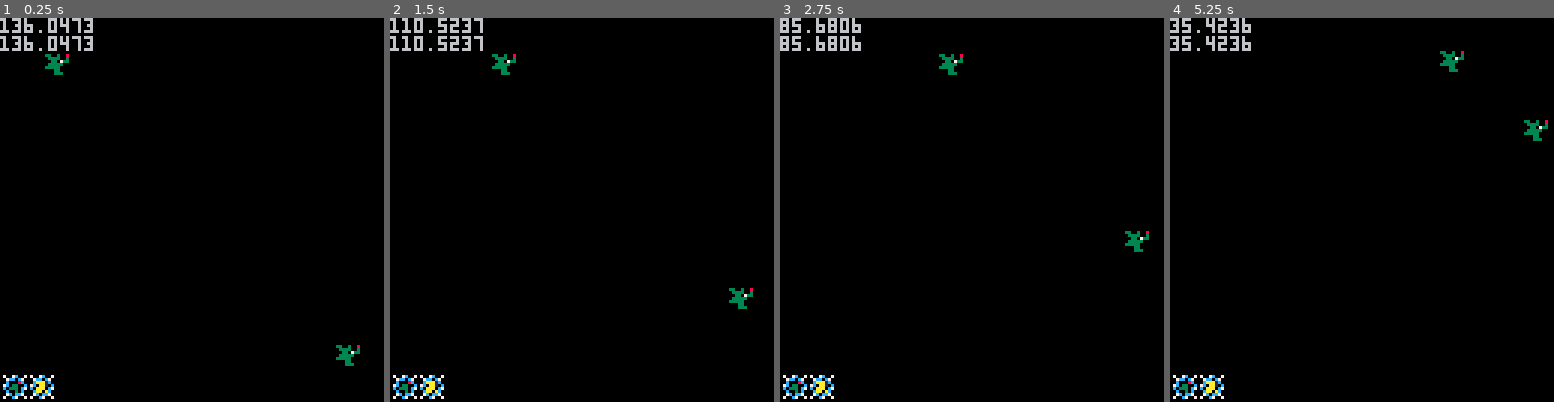
Above: before the commit, frames 1-4 (left to right).
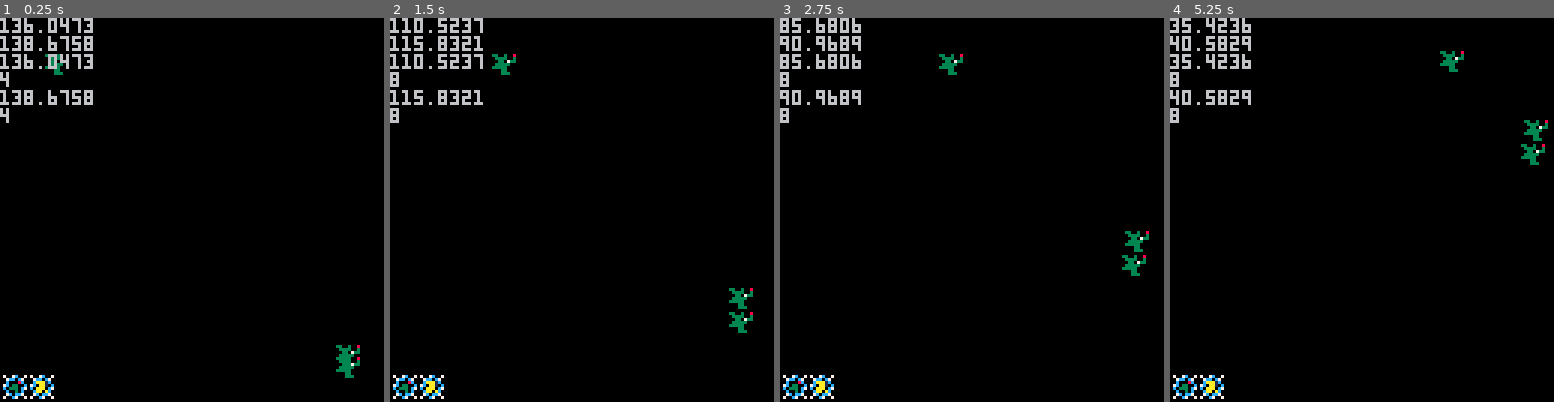
Above: after the commit, the same moments.

Repository: Miliox/ld55jam
Game: PICO-8 cartridge ld55jam.p8
Two runs of this game, one before a commit and one after it. Both use one fixed random seed, a clock stepped at 60 frames per second and the inputs below.
Inputs:
- Up to frame 1 (0.25 s): no input
- Up to frame 2 (1.5 s): no input
- Up to frame 3 (2.75 s): no input
- Up to frame 4 (5.25 s): no input

The runs differ from the first frame. In frame 1, 1.2% of the frame differs, in the area x 0-94%, y 4-94%; in frame 2, 1.3%, in the area x 0-95%, y 4-83%; in frame 3, 1.3%; in frame 4, 1.3%.

Commit message:
Recent monster take priority on movement over later ones
Signed-off-by: Emiliano Firmino <emiliano@frmn.se>

Diff:
--- a/ld55jam.p8
+++ b/ld55jam.p8
@@ -8,6 +8,7 @@
 
 function _init()
     add_monster({x=12, y=12, v=0.5})
+    add_monster({x=112, y=112, v=0.5})
     add_monster({x=112, y=112, v=0.5})
 end
 
--- a/src/monsters.lua
+++ b/src/monsters.lua
@@ -33,10 +33,10 @@
         local collide = false
 
         for j, another in ipairs(monster_queue) do
-            if i != j then
+            if i > j then
                 if dist(x, y, another.pos.x, another.pos.y) < proximity_limit then
                     collide = true;
-                    break;
+                    break
                 end
             end
         end
